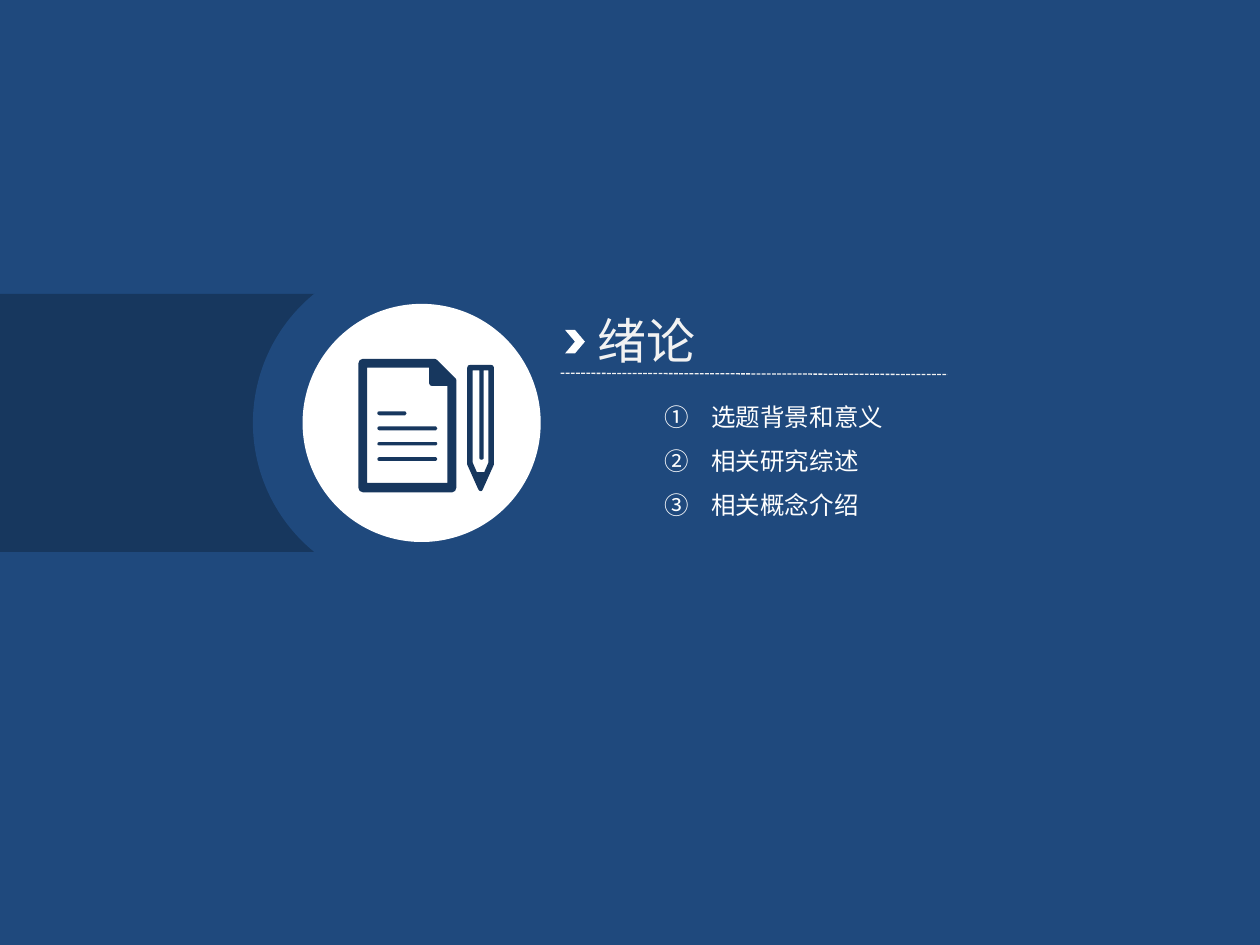
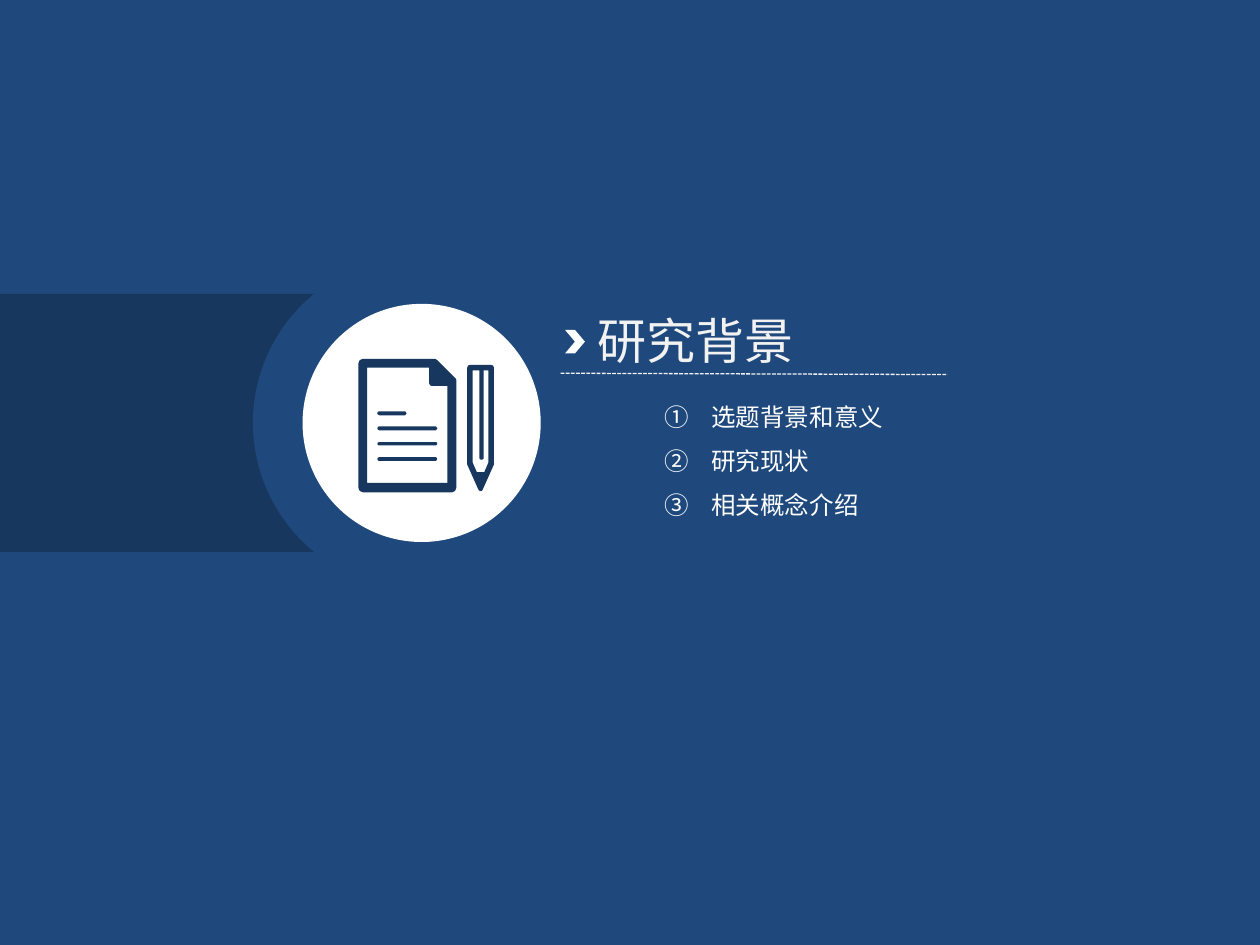
Before and after one commit to KrisCheng/GraduationDesign, a slide deck: slide 3 of FinalPaper/毕业答辩.pptx. Drawn at 1260x945 pixels with LibreOffice and Linux fonts; fonts in the diff are those of the drawing. Boxes give left, top, right and bottom in pixels: in the first picture for what was removed or moved away, otherwise in the second. Text is boxed around its words. In the diff, an @@ line names an element or a change of style, - is before the commit and + after.

```diff
--- a/FinalPaper/毕业答辩.pptx
+++ b/FinalPaper/毕业答辩.pptx
@@ text at (x1=597, y1=317, x2=793, y2=363): text changed @@
-绪论
+研究背景
@@ text at (x1=711, y1=449, x2=809, y2=472): text changed @@
-2. 相关研究综述
+2. 研究现状
```
Also in this commit, not shown: 4 other slides changed.
